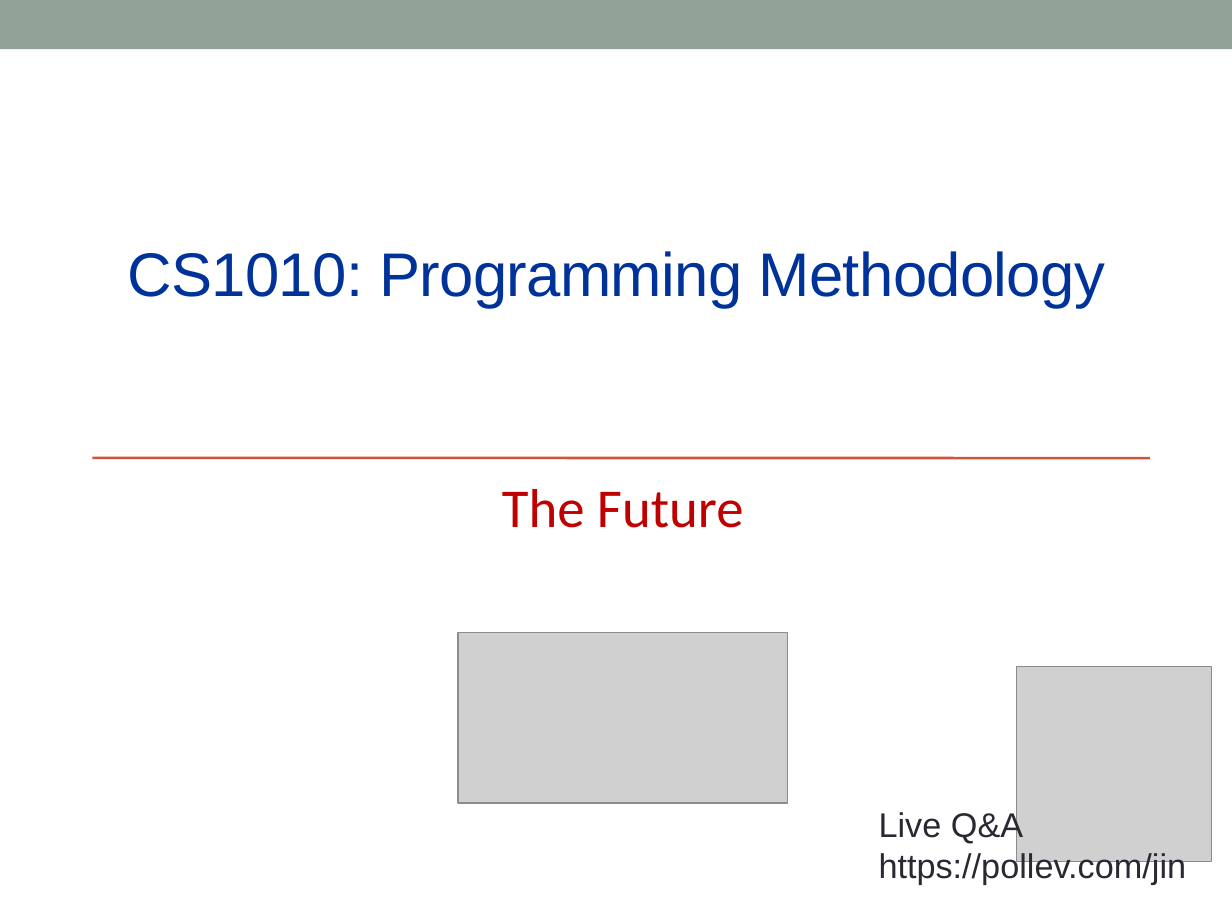
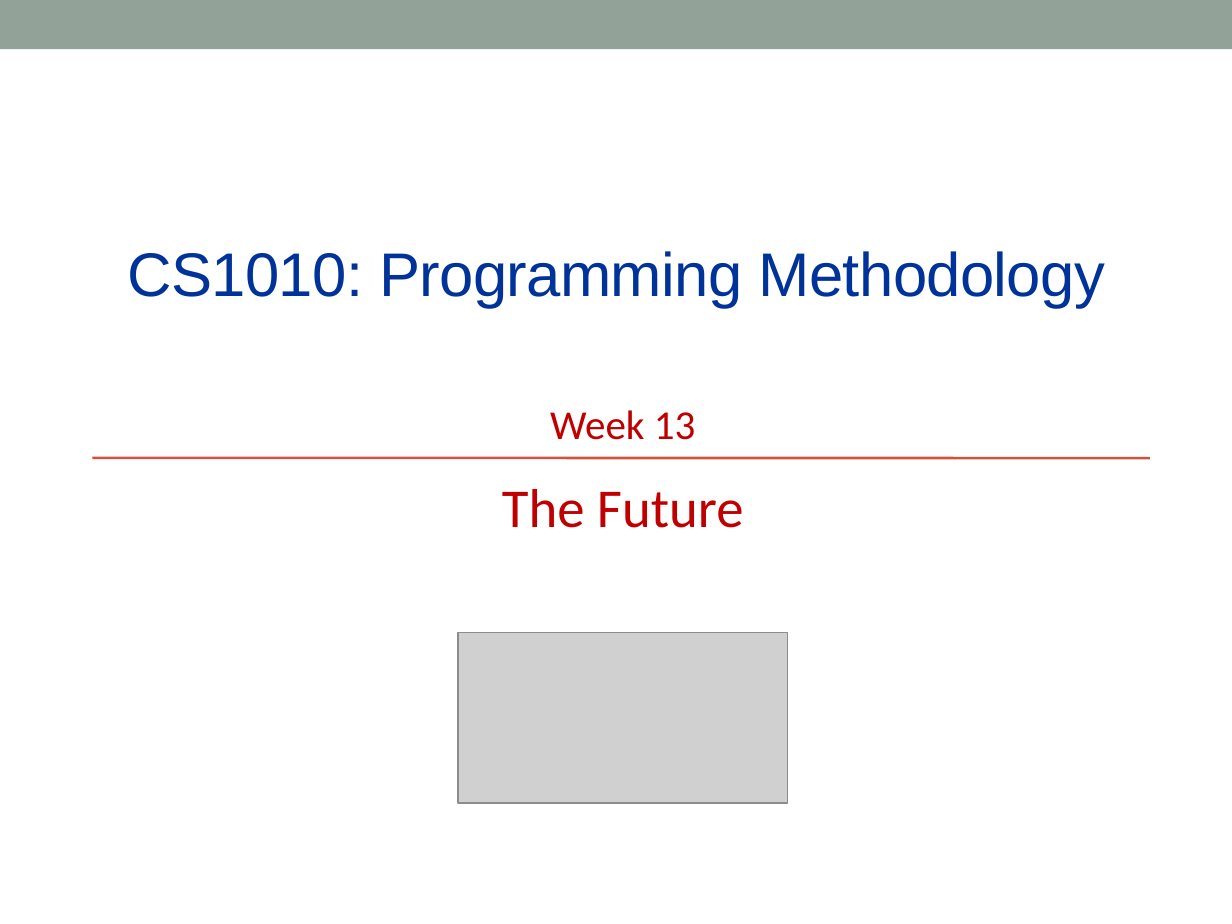
Before and after one commit to nus-cs1010-2425-s2/website, a slide deck: slide 1 of slides/Future.pptx. Drawn at 1232x924 pixels with LibreOffice and Linux fonts; fonts in the diff are those of the drawing; grey boxes stand for pictures. Boxes give left, top, right and bottom in pixels: in the first picture for what was removed or moved away, otherwise in the second. Text is boxed around its words. In the diff, an @@ line names an element or a change of style, - is before the commit and + after.

```diff
--- a/slides/Future.pptx
+++ b/slides/Future.pptx
@@ text added at [550, 410, 696, 440], 24 pt, text #C00000 @@
+Week 13
@@ picture removed at [1016, 667, 1211, 861] @@
@@ text removed at [879, 810, 1187, 885] @@
-Live Q&A
-https://pollev.com/jin
```
Also in this commit, not shown: 11 other slides changed, 3 other files.
